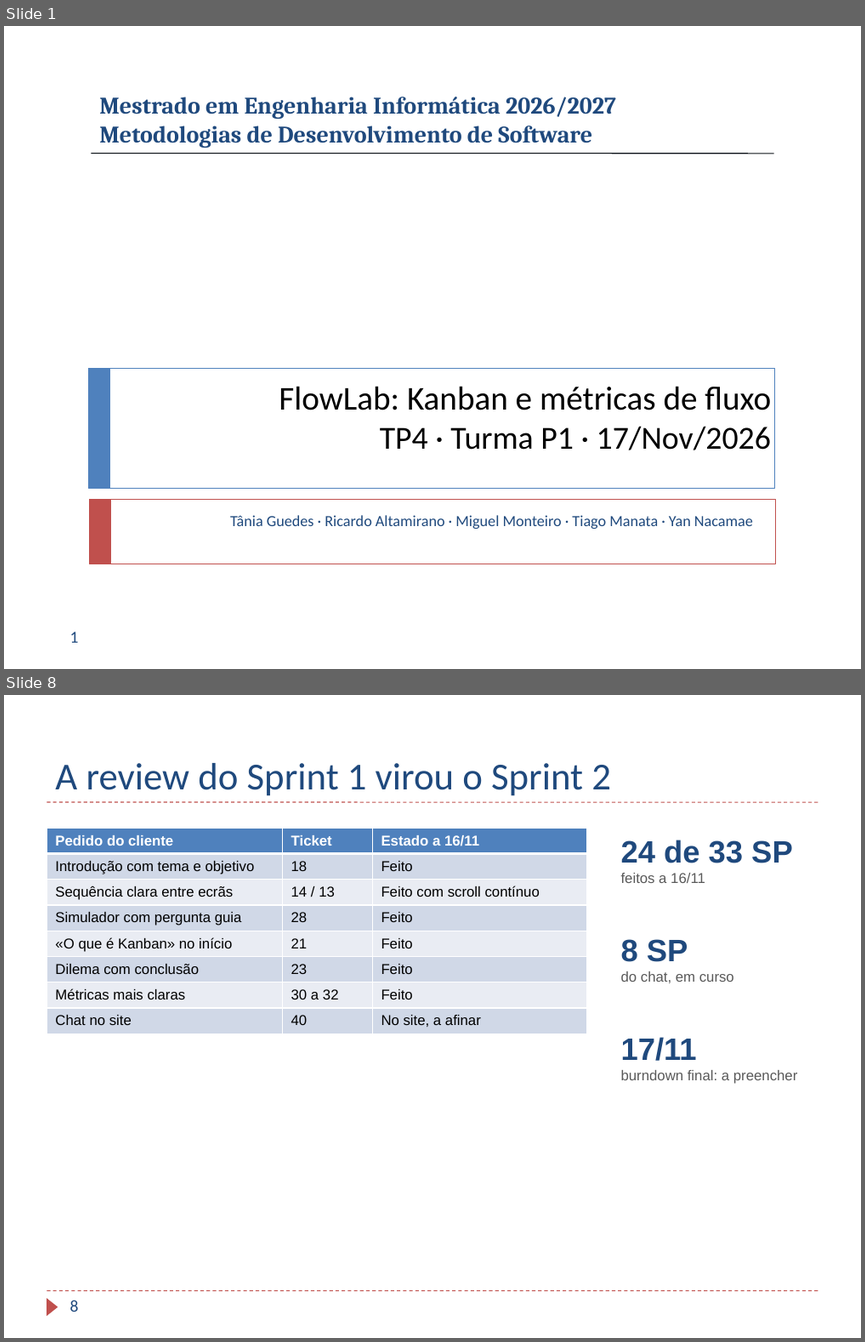
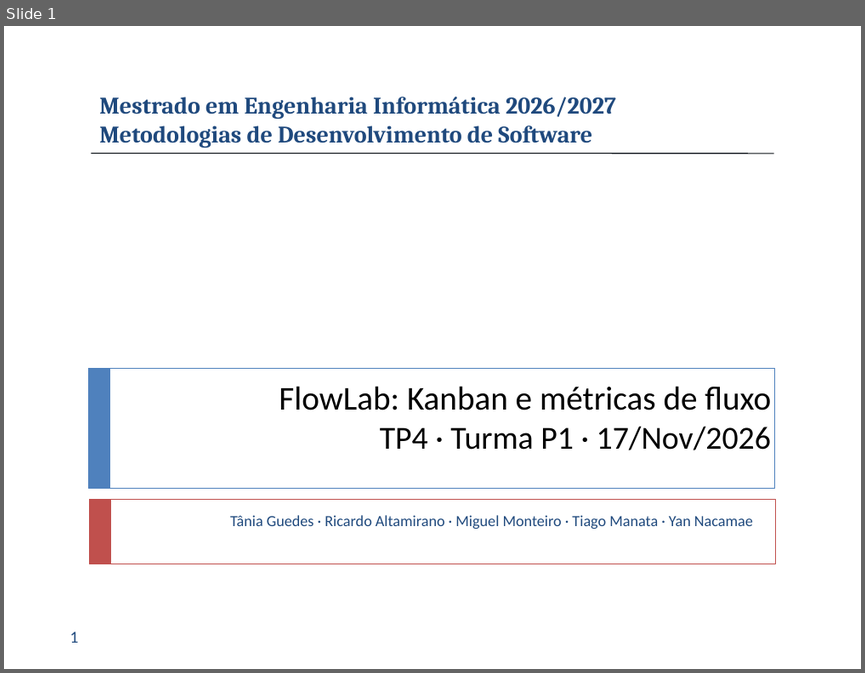
Before and after one commit to TaniaBmGuedes/MDS-TP4, a slide deck: entrega/07_Apresentacao_Final.pptx. Shown one above the other, each under a label of ours: slides 1 and 8 before the commit, slide 1 after it; the slides between them are not shown. The pictures are 865x1342 and 865x673 pixels, drawn with LibreOffice and Linux fonts; fonts in the diff are those of the drawing; background and template pictures are left out. Boxes give left, top, right and bottom in pixels: in the first picture for what was removed or moved away, otherwise in the second. Text is boxed around its words. In the diff, an @@ line names an element or a change of style, - is before the commit and + after.

Commit message:
Apresentação: sem capturas do site; um slide com o percurso dos 7 passos (o site é mostrado ao vivo)

```diff
--- a/entrega/07_Apresentacao_Final.pptx
+++ b/entrega/07_Apresentacao_Final.pptx
@@ slide 8 removed at [4, 695, 861, 1338], background #FFFFFF @@
@@ title removed at [55, 763, 611, 796] @@
-A review do Sprint 1 virou o Sprint 2
@@ line removed from (46, 802) to (818, 802) @@
@@ table removed at [46, 828, 586, 1033], 8 rows, 3 columns @@
-Pedido do cliente | Ticket | Estado a 16/11
-Introdução com tema e objetivo | 18 | Feito
-Sequência clara entre ecrãs | 14 / 13 | Feito com scroll contínuo
-Simulador com pergunta guia | 28 | Feito
-«O que é Kanban» no início | 21 | Feito
-Dilema com conclusão | 23 | Feito
-Métricas mais claras | 30 a 32 | Feito
-Chat no site | 40 | No site, a afinar
@@ text removed at [621, 839, 793, 883] @@
-24 de 33 SP
-feitos a 16/11
@@ text removed at [621, 939, 734, 983] @@
-8 SP
-do chat, em curso
@@ text removed at [621, 1037, 798, 1083] @@
-17/11
-burndown final: a preencher
@@ line removed from (46, 1291) to (818, 1291) @@
@@ triangle removed at [46, 1298, 58, 1315] @@
@@ page number removed at [70, 1299, 79, 1311] @@
-8
```
Also in this commit, not shown: 5 slides changed, 5 slides added, 3 other slides removed.
